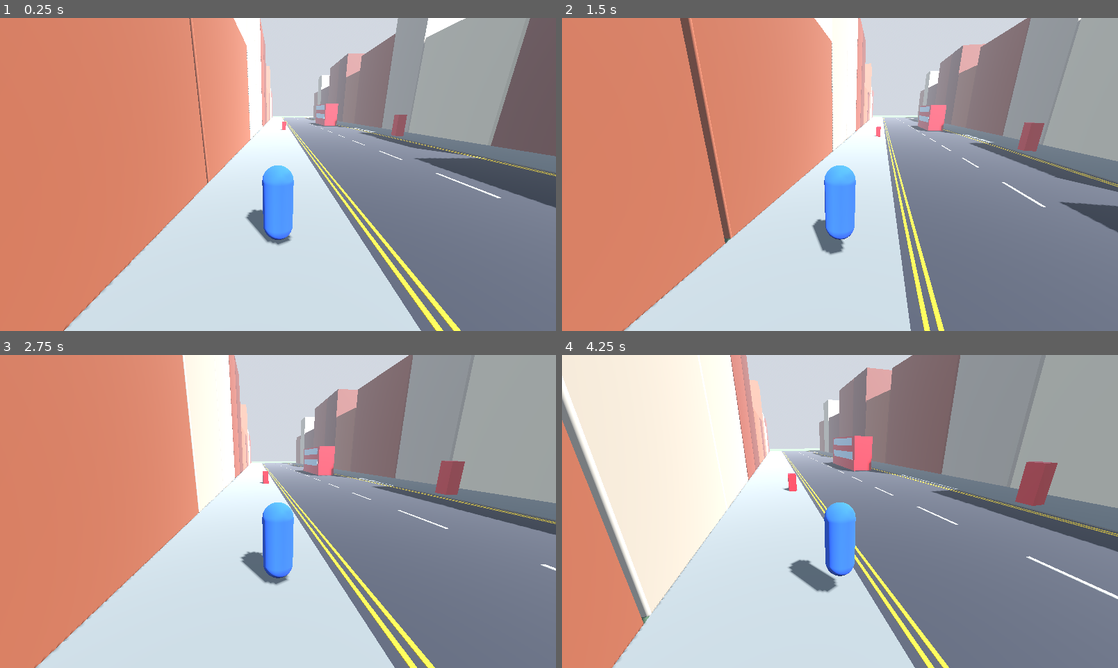
Above: before the commit, frames 1-4 (two rows, left to right).
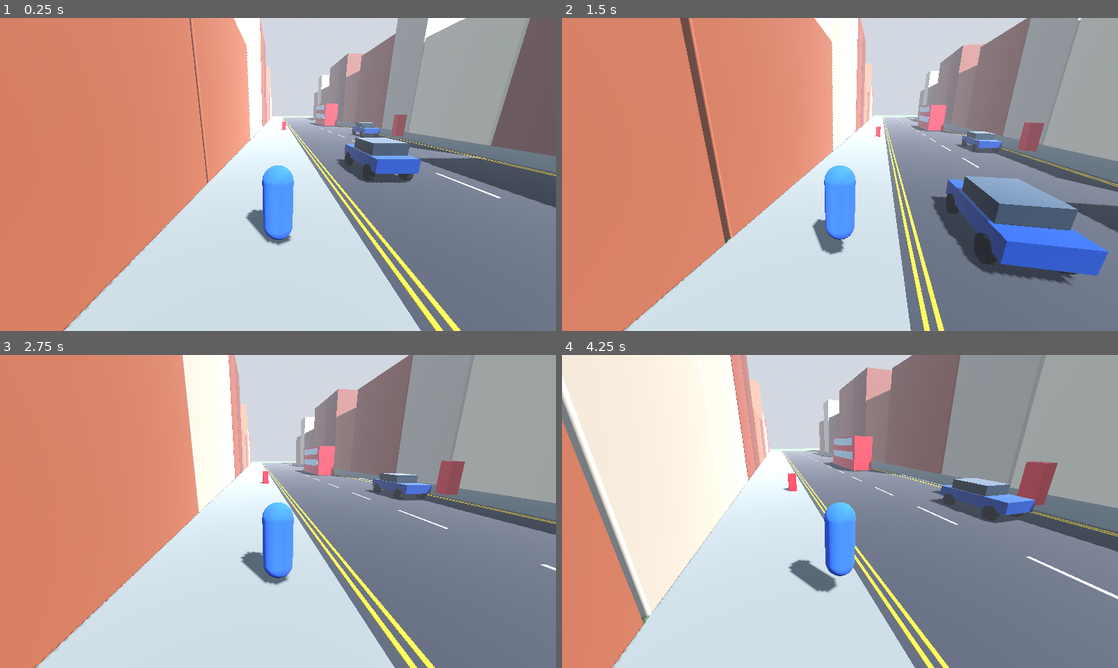
Above: after the commit, the same moments.

Repository: jctirado1/symmetrical-pancake
Game: Godot game, scene res://scenes/main.tscn
The game is run twice, just before and just after one commit, with the same random seed, the same clock (stepped at 60 frames per second) and the same inputs.
Inputs (mouse positions are in pixels of both pictures, inside the frame that each line leads up to):
- Up to frame 1 (0.25 s): no input
- Up to frame 2 (1.5 s): move the mouse to (867, 174) at 0.52 s; hold E (interact, bound only after the commit) 0.53-1.28 s; hold W (move_forward) from 0.53 s (still down); tap Space (jump) at 0.77, 0.8, 1.07, 1.35 s; move the mouse to (812, 174) at 1.27 s
- Up to frame 3 (2.75 s): keep holding W (move_forward); tap Space (jump) at 1.52, 1.82, 2.3 s; tap E (interact, bound only after the commit) at 1.55 s; move the mouse to (289, 505) at 2.02 s; hold Shift (sprint) from 2.03 s (still down)
- Up to frame 4 (4.25 s): keep holding W (move_forward); move the mouse to (834, 517) at 2.77 s; release Shift (sprint) at 2.78 s; tap E (interact, bound only after the commit) at 2.85 s; tap Space (jump) at 3.02, 3.32, 3.77, 3.8, 4.07 s; move the mouse to (878, 514) at 3.52 s; hold E (interact, bound only after the commit) from 3.53 s (still down)

The runs differ from the first frame. In frame 1, 1.8% of the frame differs, in the area x 60-76%, y 33-53%; in frame 2, 7.4%, in the area x 66-99%, y 36-86%; in frame 3, 0.6%; in frame 4, 1.5%.

Commit message:
Add drivable cars with enter/exit and custom car models
Cars use VehicleBody3D with a smooth chase camera, a speedometer, speed-
sensitive steering and a handbrake. The player gets a 'Press E to get in'
prompt and a new interact action (E/F). Each car has a model slot like the
player and props. Two cars are placed in the street.

Co-Authored-By: Claude Opus 5.5 <noreply@anthropic.com>
Claude-Session: https://claude.ai/code/session_01PSDSL8tdN2SFstRRRuHnN1

Diff:
--- a/project.godot
+++ b/project.godot
@@ -57,3 +57,9 @@
 "events": [Object(InputEventKey,"resource_local_to_scene":false,"resource_name":"","device":-1,"window_id":0,"alt_press …(195 unchanged characters)…
 ]
 }
+interact={
+"deadzone": 0.2,
+"events": [Object(InputEventKey,"resource_local_to_scene":false,"resource_name":"","device":-1,"window_id":0,"alt_pressed":false,"shift_pressed":false,"ctrl_pressed":false,"meta_pressed":false,"pressed":false,"keycode":0,"physical_keycode":69,"key_label":0,"unicode":101,"location":0,"echo":false,"script":null),
+Object(InputEventKey,"resource_local_to_scene":false,"resource_name":"","device":-1,"window_id":0,"alt_pressed":false,"shift_pressed":false,"ctrl_pressed":false,"meta_pressed":false,"pressed":false,"keycode":0,"physical_keycode":70,"key_label":0,"unicode":102,"location":0,"echo":false,"script":null)
+]
+}
--- /dev/null
+++ b/scenes/car.tscn
@@ -0,0 +1,157 @@
+[gd_scene load_steps=11 format=3]
+
+[ext_resource type="Script" path="res://scripts/car.gd" id="1_car"]
+
+[sub_resource type="BoxShape3D" id="BoxShape3D_car"]
+size = Vector3(1.8, 1.1, 4.2)
+
+[sub_resource type="BoxMesh" id="BoxMesh_lower"]
+size = Vector3(1.8, 0.6, 4.2)
+
+[sub_resource type="BoxMesh" id="BoxMesh_cabin"]
+size = Vector3(1.6, 0.55, 2.2)
+
+[sub_resource type="StandardMaterial3D" id="Mat_paint"]
+albedo_color = Color(0.1, 0.25, 0.55, 1)
+metallic = 0.4
+roughness = 0.35
+
+[sub_resource type="StandardMaterial3D" id="Mat_glass"]
+albedo_color = Color(0.15, 0.2, 0.25, 1)
+roughness = 0.1
+
+[sub_resource type="CylinderMesh" id="CylinderMesh_wheel"]
+top_radius = 0.38
+bottom_radius = 0.38
+height = 0.25
+
+[sub_resource type="StandardMaterial3D" id="Mat_tyre"]
+albedo_color = Color(0.05, 0.05, 0.05, 1)
+
+[sub_resource type="LabelSettings" id="LabelSettings_speed"]
+font_size = 30
+outline_size = 8
+outline_color = Color(0, 0, 0, 1)
+
+[node name="Car" type="VehicleBody3D"]
+mass = 1200.0
+center_of_mass_mode = 1
+center_of_mass = Vector3(0, 0.35, 0)
+script = ExtResource("1_car")
+
+[node name="CollisionShape3D" type="CollisionShape3D" parent="."]
+transform = Transform3D(1, 0, 0, 0, 1, 0, 0, 0, 1, 0, 0.9, 0)
+shape = SubResource("BoxShape3D_car")
+
+[node name="BoxBody" type="Node3D" parent="."]
+
+[node name="Lower" type="MeshInstance3D" parent="BoxBody"]
+transform = Transform3D(1, 0, 0, 0, 1, 0, 0, 0, 1, 0, 0.75, 0)
+mesh = SubResource("BoxMesh_lower")
+surface_material_override/0 = SubResource("Mat_paint")
+
+[node name="Cabin" type="MeshInstance3D" parent="BoxBody"]
+transform = Transform3D(1, 0, 0, 0, 1, 0, 0, 0, 1, 0, 1.32, -0.25)
+mesh = SubResource("BoxMesh_cabin")
+surface_material_override/0 = SubResource("Mat_glass")
+
+[node name="WheelFrontLeft" type="VehicleWheel3D" parent="."]
+transform = Transform3D(1, 0, 0, 0, 1, 0, 0, 0, 1, 0.85, 0.45, 1.35)
+use_as_traction = false
+use_as_steering = true
+wheel_radius = 0.38
+wheel_rest_length = 0.2
+wheel_friction_slip = 6.0
+suspension_travel = 0.2
+suspension_stiffness = 40.0
+suspension_max_force = 15000.0
+damping_compression = 2.5
+damping_relaxation = 3.5
+
+[node name="Mesh" type="MeshInstance3D" parent="WheelFrontLeft"]
+transform = Transform3D(-4.37114e-08, -1, 0, 1, -4.37114e-08, 0, 0, 0, 1, 0, 0, 0)
+mesh = SubResource("CylinderMesh_wheel")
+surface_material_override/0 = SubResource("Mat_tyre")
+
+[node name="WheelFrontRight" type="VehicleWheel3D" parent="."]
+transform = Transform3D(1, 0, 0, 0, 1, 0, 0, 0, 1, -0.85, 0.45, 1.35)
+use_as_traction = false
+use_as_steering = true
+wheel_radius = 0.38
+wheel_rest_length = 0.2
+wheel_friction_slip = 6.0
+suspension_travel = 0.2
+suspension_stiffness = 40.0
+suspension_max_force = 15000.0
+damping_compression = 2.5
+damping_relaxation = 3.5
+
+[node name="Mesh" type="MeshInstance3D" parent="WheelFrontRight"]
+transform = Transform3D(-4.37114e-08, -1, 0, 1, -4.37114e-08, 0, 0, 0, 1, 0, 0, 0)
+mesh = SubResource("CylinderMesh_wheel")
+surface_material_override/0 = SubResource("Mat_tyre")
+
+[node name="WheelRearLeft" type="VehicleWheel3D" parent="."]
+transform = Transform3D(1, 0, 0, 0, 1, 0, 0, 0, 1, 0.85, 0.45, -1.35)
+use_as_traction = true
+use_as_steering = false
+wheel_radius = 0.38
+wheel_rest_length = 0.2
+wheel_friction_slip = 5.0
+suspension_travel = 0.2
+suspension_stiffness = 40.0
+suspension_max_force = 15000.0
+damping_compression = 2.5
+damping_relaxation = 3.5
+
+[node name="Mesh" type="MeshInstance3D" parent="WheelRearLeft"]
+transform = Transform3D(-4.37114e-08, -1, 0, 1, -4.37114e-08, 0, 0, 0, 1, 0, 0, 0)
+mesh = SubResource("CylinderMesh_wheel")
+surface_material_override/0 = SubResource("Mat_tyre")
+
+[node name="WheelRearRight" type="VehicleWheel3D" parent="."]
+transform = Transform3D(1, 0, 0, 0, 1, 0, 0, 0, 1, -0.85, 0.45, -1.35)
+use_as_traction = true
+use_as_steering = false
+wheel_radius = 0.38
+wheel_rest_length = 0.2
+wheel_friction_slip = 5.0
+suspension_travel = 0.2
+suspension_stiffness = 40.0
+suspension_max_force = 15000.0
+damping_compression = 2.5
+damping_relaxation = 3.5
+
+[node name="Mesh" type="MeshInstance3D" parent="WheelRearRight"]
+transform = Transform3D(-4.37114e-08, -1, 0, 1, -4.37114e-08, 0, 0, 0, 1, 0, 0, 0)
+mesh = SubResource("CylinderMesh_wheel")
+surface_material_override/0 = SubResource("Mat_tyre")
+
+[node name="CameraPivot" type="Node3D" parent="."]
+transform = Transform3D(-1, 0, 0, 0, 1, 0, 0, 0, -1, 0, 1.5, 0)
+
+[node name="SpringArm3D" type="SpringArm3D" parent="CameraPivot"]
+transform = Transform3D(1, 0, 0, 0, 0.9689, 0.2474, 0, -0.2474, 0.9689, 0, 0, 0)
+spring_length = 7.0
+margin = 0.3
+
+[node name="Camera3D" type="Camera3D" parent="CameraPivot/SpringArm3D"]
+
+[node name="HUD" type="CanvasLayer" parent="."]
+
+[node name="SpeedLabel" type="Label" parent="HUD"]
+anchors_preset = 3
+anchor_left = 1.0
+anchor_top = 1.0
+anchor_right = 1.0
+anchor_bottom = 1.0
+offset_left = -300.0
+offset_top = -110.0
+offset_right = -24.0
+offset_bottom = -20.0
+grow_horizontal = 0
+grow_vertical = 0
+text = "0 mph"
+label_settings = SubResource("LabelSettings_speed")
+horizontal_alignment = 2
+vertical_alignment = 2
--- a/scenes/main.tscn
+++ b/scenes/main.tscn
@@ -1,7 +1,8 @@
-[gd_scene load_steps=18 format=3]
+[gd_scene load_steps=19 format=3]
 
 [ext_resource type="PackedScene" path="res://scenes/player.tscn" id="1_player"]
 [ext_resource type="PackedScene" path="res://scenes/model_prop.tscn" id="2_prop"]
+[ext_resource type="PackedScene" path="res://scenes/car.tscn" id="3_car"]
 
 [sub_resource type="ProceduralSkyMaterial" id="SkyMat"]
 sky_top_color = Color(0.45, 0.55, 0.7, 1)
@@ -561,5 +562,13 @@
 [node name="YourModelHere" parent="Props" instance=ExtResource("2_prop")]
 transform = Transform3D(1, 0, 0, 0, 1, 0, 0, 0, 1, -8, 0.06, 0)
 
+[node name="Vehicles" type="Node3D" parent="."]
+
+[node name="Car" parent="Vehicles" instance=ExtResource("3_car")]
+transform = Transform3D(-1, 0, 0, 0, 1, 0, 0, 0, -1, -3, 0.3, 4)
+
+[node name="Car2" parent="Vehicles" instance=ExtResource("3_car")]
+transform = Transform3D(1, 0, 0, 0, 1, 0, 0, 0, 1, 3, 0.3, -12)
+
 [node name="Player" parent="." instance=ExtResource("1_player")]
 transform = Transform3D(1, 0, 0, 0, 1, 0, 0, 0, 1, -8, 0.1, 10)
--- a/scenes/player.tscn
+++ b/scenes/player.tscn
@@ -18,6 +18,11 @@
 
 [sub_resource type="StandardMaterial3D" id="Mat_face"]
 albedo_color = Color(0.95, 0.8, 0.65, 1)
+
+[sub_resource type="LabelSettings" id="LabelSettings_hint"]
+font_size = 26
+outline_size = 8
+outline_color = Color(0, 0, 0, 1)
 
 [node name="Player" type="CharacterBody3D"]
 script = ExtResource("1_player")
@@ -47,3 +52,22 @@
 
 [node name="Camera3D" type="Camera3D" parent="CameraPivot/SpringArm3D"]
 current = true
+
+[node name="HUD" type="CanvasLayer" parent="."]
+
+[node name="HintLabel" type="Label" parent="HUD"]
+visible = false
+anchors_preset = 7
+anchor_left = 0.5
+anchor_top = 1.0
+anchor_right = 0.5
+anchor_bottom = 1.0
+offset_left = -200.0
+offset_top = -80.0
+offset_right = 200.0
+offset_bottom = -30.0
+grow_horizontal = 2
+grow_vertical = 0
+text = "Press E to get in"
+label_settings = SubResource("LabelSettings_hint")
+horizontal_alignment = 1
--- /dev/null
+++ b/scripts/car.gd
@@ -0,0 +1,160 @@
+@tool
+extends VehicleBody3D
+## A car you can get into and drive.
+##
+## Walk up to it and press E (or F) to get in, E again to get out.
+## W / S to drive and reverse, A / D to steer, Space for the handbrake.
+
+@export_group("Car Model")
+## Your car: drag a .glb, .gltf, .fbx or .obj file here. Leave empty to use
+## the simple box car.
+@export var car_model: Resource:
+	set(value):
+		car_model = value
+		_rebuild_model()
+## Optional .png to paint onto the car (for models that show up white).
+@export var car_texture: Texture2D:
+	set(value):
+		car_texture = value
+		_rebuild_model()
+## Make the model bigger or smaller. The box car is about 4.2 m long.
+@export_range(0.01, 10.0, 0.01, "or_greater") var model_scale := 1.0:
+	set(value):
+		model_scale = value
+		_rebuild_model()
+## Tick this if the car model faces the wrong way.
+@export var flip_model_direction := false:
+	set(value):
+		flip_model_direction = value
+		_rebuild_model()
+## Move the model up or down if it floats above or sinks into the road.
+@export var model_height_offset := 0.0:
+	set(value):
+		model_height_offset = value
+		_rebuild_model()
+## Show the simple black wheels as well as your model (untick if your model
+## already has wheels).
+@export var show_box_wheels := false:
+	set(value):
+		show_box_wheels = value
+		_rebuild_model()
+
+@export_group("Driving")
+@export var max_engine_force := 2500.0  ## How hard the car accelerates.
+@export var max_brake := 40.0           ## How hard the brakes are.
+@export var max_steer_degrees := 30.0   ## How far the front wheels turn.
+@export var top_speed_kmh := 120.0
+@export var reverse_speed_kmh := 30.0
+@export var camera_height := 1.5        ## How high above the car the camera looks.
+
+var driver: Node3D = null  ## The player while they're in the car.
+var _model: Node3D
+
+@onready var camera_pivot: Node3D = $CameraPivot
+@onready var camera: Camera3D = $CameraPivot/SpringArm3D/Camera3D
+@onready var hud: CanvasLayer = $HUD
+@onready var speed_label: Label = $HUD/SpeedLabel
+
+
+func _ready() -> void:
+	_rebuild_model()
+	if Engine.is_editor_hint():
+		return
+	add_to_group("vehicles")
+	$CameraPivot/SpringArm3D.add_excluded_object(get_rid())
+	# The camera follows the car smoothly instead of being bolted to it.
+	camera_pivot.top_level = true
+	hud.visible = false
+	brake = max_brake
+
+
+## Called by the player when they press E next to this car.
+func enter(player: Node3D) -> void:
+	driver = player
+	camera_pivot.global_position = global_position + Vector3.UP * camera_height
+	camera_pivot.rotation.y = atan2(global_basis.z.x, global_basis.z.z) + PI
+	camera.make_current()
+	hud.visible = true
+	brake = 0.0
+
+
+func exit() -> void:
+	var player := driver
+	driver = null
+	hud.visible = false
+	engine_force = 0.0
+	brake = max_brake
+	# Put the player down beside the driver's door.
+	player.leave_vehicle(global_position + global_basis.x * 2.0 + Vector3.UP * 0.5)
+
+
+func _unhandled_input(event: InputEvent) -> void:
+	if Engine.is_editor_hint() or driver == null:
+		return
+	if event.is_action_pressed("interact"):
+		get_viewport().set_input_as_handled()
+		exit()
+
+
+func _physics_process(delta: float) -> void:
+	if Engine.is_editor_hint():
+		return
+
+	# The car drives along its +Z axis; "forward_speed" is negative when reversing.
+	var forward_speed := linear_velocity.dot(global_basis.z)
+	var speed_kmh := absf(forward_speed) * 3.6
+
+	if driver:
+		var throttle := Input.get_axis("move_back", "move_forward")
+		var steer_input := Input.get_axis("move_right", "move_left")
+
+		engine_force = 0.0
+		brake = 0.0
+		if throttle > 0.0:
+			if forward_speed < -0.5:
+				brake = max_brake * throttle          # rolling backwards: brake first
+			elif speed_kmh < top_speed_kmh:
+				engine_force = max_engine_force * throttle
+		elif throttle < 0.0:
+			if forward_speed > 0.5:
+				brake = max_brake * -throttle         # moving forwards: brake first
+			elif speed_kmh < reverse_speed_kmh:
+				engine_force = max_engine_force * throttle
+		else:
+			brake = 2.0                                # gentle roll to a stop
+		if Input.is_action_pressed("jump"):
+			brake = max_brake                          # handbrake
+
+		# Steer less at high speed so the car doesn't flip.
+		var max_steer := deg_to_rad(max_steer_degrees) * lerpf(1.0, 0.2, clampf(speed_kmh / 70.0, 0.0, 1.0))
+		steering = move_toward(steering, steer_input * max_steer, 1.5 * delta)
+
+		speed_label.text = "%d mph\nE to get out" % roundi(speed_kmh / 1.609)
+
+	# Smooth chase camera.
+	camera_pivot.global_position = camera_pivot.global_position.lerp(global_position + Vector3.UP * camera_height, 10.0 * delta)
+	var target_yaw := atan2(global_basis.z.x, global_basis.z.z) + PI
+	camera_pivot.rotation.y = lerp_angle(camera_pivot.rotation.y, target_yaw, 4.0 * delta)
+
+
+## Swaps the box car for your own car model, if one is set.
+func _rebuild_model() -> void:
+	if not is_inside_tree():
+		return
+	if _model:
+		_model.queue_free()
+		_model = null
+	$BoxBody.visible = car_model == null
+	for wheel in get_children():
+		if wheel is VehicleWheel3D:
+			wheel.get_child(0).visible = car_model == null or show_box_wheels
+	if car_model == null:
+		return
+	_model = ModelLoader.instantiate(car_model, car_texture)
+	if _model == null:
+		return
+	_model.scale = Vector3.ONE * model_scale
+	_model.position.y = model_height_offset
+	if flip_model_direction:
+		_model.rotation.y = PI
+	add_child(_model)
--- a/scripts/player.gd
+++ b/scripts/player.gd
@@ -42,6 +42,9 @@
 @export var turn_speed := 10.0        ## How quickly the body turns to face where it walks.
 @export var mouse_sensitivity := 0.003
 
+## How close you need to be to a car to get in (metres).
+@export var enter_vehicle_distance := 4.0
+
 ## Lowest and highest the camera may tilt, in degrees.
 @export var camera_min_pitch := -70.0
 @export var camera_max_pitch := 20.0
@@ -51,10 +54,13 @@
 var _model: Node3D
 var _anim_player: AnimationPlayer
 var _anim_names := {}
+var _nearby_vehicle: Node3D = null
 
 @onready var camera_pivot: Node3D = $CameraPivot
 @onready var spring_arm: SpringArm3D = $CameraPivot/SpringArm3D
 @onready var body: Node3D = $Body
+@onready var camera: Camera3D = $CameraPivot/SpringArm3D/Camera3D
+@onready var hint_label: Label = $HUD/HintLabel
 
 
 func _ready() -> void:
@@ -70,6 +76,11 @@
 func _unhandled_input(event: InputEvent) -> void:
 	if Engine.is_editor_hint():
 		return
+	if event.is_action_pressed("interact") and _nearby_vehicle:
+		get_viewport().set_input_as_handled()
+		_enter_vehicle(_nearby_vehicle)
+		return
+
 	# Esc frees the mouse; clicking in the game window captures it again.
 	if event.is_action_pressed("ui_cancel"):
 		Input.mouse_mode = Input.MOUSE_MODE_VISIBLE
@@ -116,11 +127,43 @@
 
 	move_and_slide()
 	_update_animation()
+	_look_for_vehicle()
 
 	# Fell off the edge of the world? Put the player back at the start.
 	if global_position.y < -20.0:
 		global_position = spawn_position
 		velocity = Vector3.ZERO
+
+
+## Finds the nearest car within reach and shows the "Press E" hint.
+func _look_for_vehicle() -> void:
+	_nearby_vehicle = null
+	var best_distance := enter_vehicle_distance
+	for vehicle in get_tree().get_nodes_in_group("vehicles"):
+		var distance := global_position.distance_to(vehicle.global_position)
+		if distance < best_distance:
+			best_distance = distance
+			_nearby_vehicle = vehicle
+	hint_label.visible = _nearby_vehicle != null
+
+
+func _enter_vehicle(vehicle: Node3D) -> void:
+	# Hide the player and switch them off while they're driving.
+	visible = false
+	hint_label.visible = false
+	velocity = Vector3.ZERO
+	$CollisionShape3D.disabled = true
+	process_mode = Node.PROCESS_MODE_DISABLED
+	vehicle.enter(self)
+
+
+## Called by the car when the player gets out.
+func leave_vehicle(exit_position: Vector3) -> void:
+	global_position = exit_position
+	visible = true
+	$CollisionShape3D.disabled = false
+	process_mode = Node.PROCESS_MODE_INHERIT
+	camera.make_current()
 
 
 ## Swaps the blue capsule for your own character model, if one is set.
Not shown: 1 places in scenes/player.tscn that only renumber resources
Not shown, added: scripts/car.gd.uid
Not shown, changed: README.md
